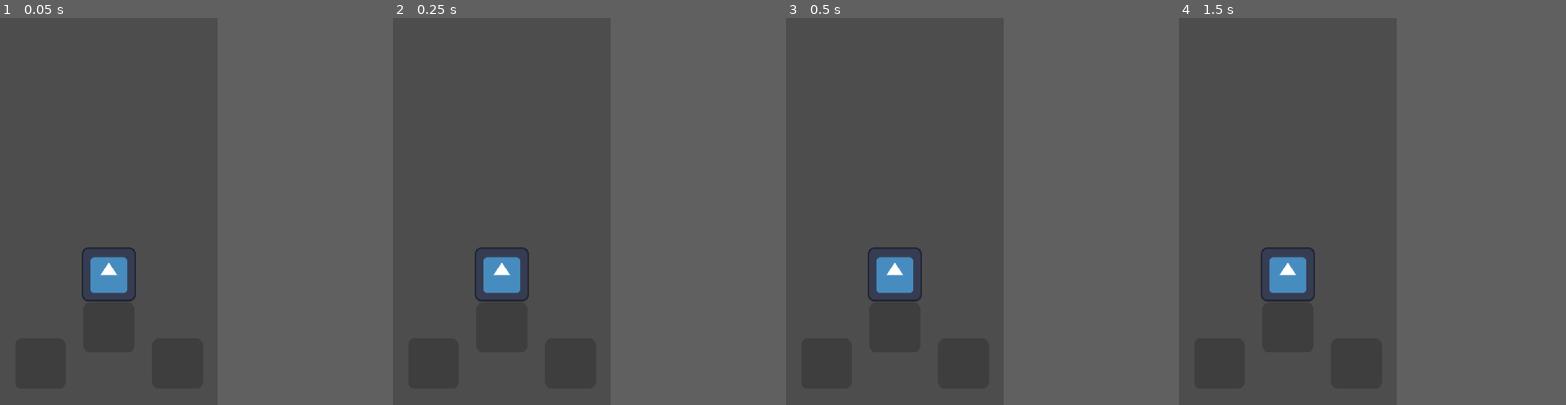
Above: before the commit, frames 1-4 (left to right).
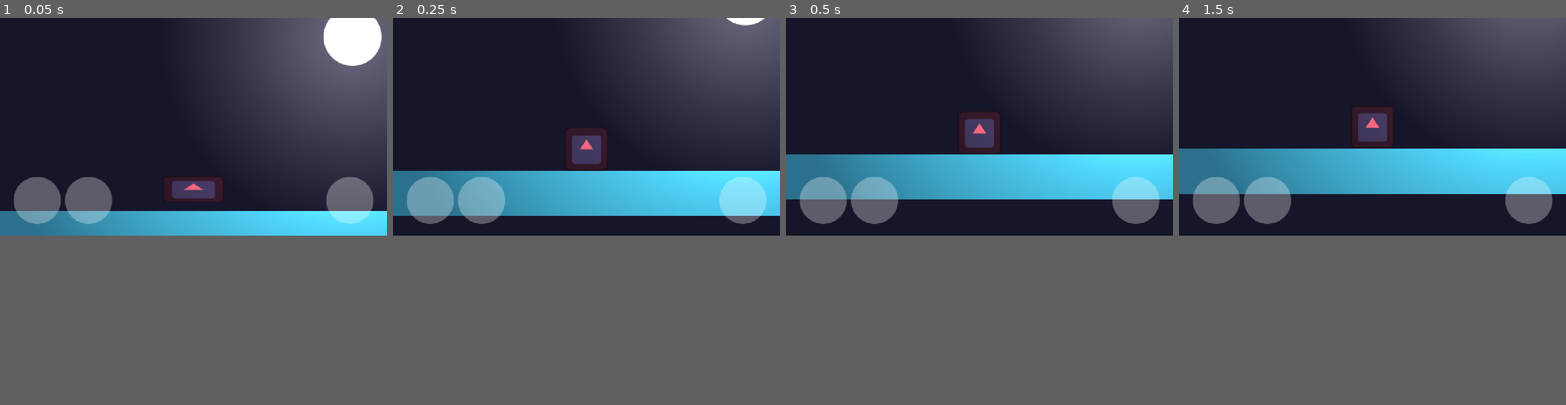
Above: after the commit, the same moments.

Repository: touqeer121/Godot47TouchDemo
Game: Godot game, scene res://scenes/main.tscn
Same seed, same stepped clock (60 frames per second), same inputs: the game is played once before the commit and once after it. The engine's default icon, where the game draws it, is replaced by a stand-in: a white triangle on a blue panel in a dark square.
Inputs:
- Up to frame 1 (0.05 s): no input
- Up to frame 2 (0.25 s): no input
- Up to frame 3 (0.5 s): no input
- Up to frame 4 (1.5 s): tap Enter at 1.25 s
In our replay, the window is 450x800 before the commit and 800x450 after it. These sizes can differ from the game's own. Grey fills any space a smaller window leaves; there, only what the larger window draws over its background counts as a difference.

The runs differ from the first frame. In frame 1, 55% of the frame differs, in the area x 0-100%, y 0-74%; in frame 2, 47%; in frame 3, 46%; in frame 4, 46%.

Commit message:
Landscape platformer overhaul: real physics, level, lighting, juice
- Switch to landscape orientation with a CharacterBody2D player and
  StaticBody2D platforms using real Godot collision (move_and_slide/
  is_on_floor) instead of manual position math.
- Add double jump, snappier fall gravity, and multi-phase squash-and-
  stretch animations for launch/land/double-jump (with a barrel-roll
  spin that now un-squashes while spinning instead of staying frozen).
- Add a moon with an additive glow halo and PointLight2D moonlight,
  CanvasModulate night ambience, camera follow (both axes, smoothed).
- Replace the Godot-logo placeholder on touch buttons with a plain
  circle asset, add press/release scale+brightness feedback.
- Resize/reposition platforms and character per playtesting feedback.
- Untrack .godot/ editor cache (shader cache, editor state) that had
  been committed before .gitignore existed - keeps local files intact.

Co-Authored-By: Claude Sonnet 5 <noreply@anthropic.com>

Diff:
--- /dev/null
+++ b/button.svg
@@ -0,0 +1 @@
+<svg xmlns="http://www.w3.org/2000/svg" width="128" height="128"><circle cx="64" cy="64" r="60" fill="#ffffff"/></svg>
--- /dev/null
+++ b/light_glow.svg
@@ -0,0 +1,10 @@
+<svg xmlns="http://www.w3.org/2000/svg" width="256" height="256">
+<defs>
+<radialGradient id="g" cx="50%" cy="50%" r="50%">
+<stop offset="0%" stop-color="#ffffff" stop-opacity="1"/>
+<stop offset="60%" stop-color="#ffffff" stop-opacity="0.35"/>
+<stop offset="100%" stop-color="#ffffff" stop-opacity="0"/>
+</radialGradient>
+</defs>
+<circle cx="128" cy="128" r="128" fill="url(#g)"/>
+</svg>
--- a/project.godot
+++ b/project.godot
@@ -16,11 +16,11 @@
 
 [display]
 
-window/size/viewport_width=720
-window/size/viewport_height=1280
+window/size/viewport_width=1280
+window/size/viewport_height=720
 window/stretch/mode="canvas_items"
 window/stretch/aspect="expand"
-window/handheld/orientation="portrait"
+window/handheld/orientation="landscape"
 
 [input]
 
@@ -39,6 +39,11 @@
 }]
 }
 
+[input_devices]
+
+pointing/emulate_touch_from_mouse=true
+
 [rendering]
 
 textures/vram_compression/import_etc2_astc=true
+environment/defaults/default_clear_color=Color(0.086, 0.086, 0.165, 1)
--- a/scenes/main.tscn
+++ b/scenes/main.tscn
@@ -2,37 +2,200 @@
 
 [ext_resource type="Script" uid="uid://dwgjd3kwuo080" path="res://scripts/player.gd" id="1"]
 [ext_resource type="Texture2D" uid="uid://dhhs50hq4ceka" path="res://icon.svg" id="2_0wfyh"]
+[ext_resource type="Texture2D" uid="uid://cshelgyojmc4c" path="res://button.svg" id="3_circle"]
+[ext_resource type="Texture2D" uid="uid://bnm7qnxqrxd22" path="res://light_glow.svg" id="4_glow"]
+
+[sub_resource type="RectangleShape2D" id="GroundShape"]
+size = Vector2(2166, 150)
+
+[sub_resource type="RectangleShape2D" id="PlatformShape"]
+size = Vector2(337, 62.4)
+
+[sub_resource type="RectangleShape2D" id="Platform7Shape"]
+size = Vector2(880, 62.4)
+
+[sub_resource type="CanvasItemMaterial" id="CanvasItemMaterial_glow"]
+blend_mode = 1
+
+[sub_resource type="RectangleShape2D" id="PlayerShape"]
+size = Vector2(124, 143)
 
 [node name="Main" type="Node2D" unique_id=1584600429]
 script = ExtResource("1")
 
-[node name="Sprite2D" type="Sprite2D" parent="." unique_id=679802882]
-position = Vector2(360, 848)
-scale = Vector2(1.4, 1.4)
+[node name="CanvasModulate" type="CanvasModulate" parent="." unique_id=491378722]
+color = Color(0.55, 0.55, 0.72, 1)
+
+[node name="GroundBody2" type="StaticBody2D" parent="." unique_id=2132362980]
+metadata/_edit_group_ = true
+
+[node name="Ground" type="Polygon2D" parent="GroundBody2" unique_id=1572323289]
+position = Vector2(-1009.7143, -6.1035156e-05)
+scale = Vector2(2.0628572, 1)
+color = Color(0.30588236, 0.8039216, 0.76862746, 1)
+polygon = PackedVector2Array(-100, 640, 950, 640, 950, 790, -100, 790)
+
+[node name="CollisionShape2D" type="CollisionShape2D" parent="GroundBody2" unique_id=2136053801]
+position = Vector2(-133, 715)
+shape = SubResource("GroundShape")
+
+[node name="GroundBody" type="StaticBody2D" parent="." unique_id=1494919222]
+position = Vector2(-2040, 384)
+metadata/_edit_group_ = true
+
+[node name="Ground" type="Polygon2D" parent="GroundBody" unique_id=896328195]
+position = Vector2(-1009.7143, -6.1035156e-05)
+scale = Vector2(2.0628572, 1)
+color = Color(0.30588236, 0.8039216, 0.76862746, 1)
+polygon = PackedVector2Array(-100, 640, 950, 640, 950, 790, -100, 790)
+
+[node name="CollisionShape2D" type="CollisionShape2D" parent="GroundBody" unique_id=1882966313]
+position = Vector2(-133, 715)
+shape = SubResource("GroundShape")
+
+[node name="Platform1Body" type="StaticBody2D" parent="." unique_id=383749035]
+metadata/_edit_group_ = true
+
+[node name="Platform1" type="Polygon2D" parent="Platform1Body" unique_id=1150009266]
+color = Color(0.98, 0.75, 0.35, 1)
+polygon = PackedVector2Array(971.5, 560, 1308.5, 560, 1308.5, 622.4, 971.5, 622.4)
+
+[node name="CollisionShape2D" type="CollisionShape2D" parent="Platform1Body" unique_id=768228197]
+position = Vector2(1140, 591.2)
+shape = SubResource("PlatformShape")
+
+[node name="Platform2Body" type="StaticBody2D" parent="." unique_id=1161561734]
+position = Vector2(88, -8)
+metadata/_edit_group_ = true
+
+[node name="Platform2" type="Polygon2D" parent="Platform2Body" unique_id=1667101817]
+color = Color(0.98, 0.75, 0.35, 1)
+polygon = PackedVector2Array(1251.5, 460, 1588.5, 460, 1588.5, 522.4, 1251.5, 522.4)
+
+[node name="CollisionShape2D" type="CollisionShape2D" parent="Platform2Body" unique_id=650973548]
+position = Vector2(1420, 491.2)
+shape = SubResource("PlatformShape")
+metadata/_edit_group_ = true
+
+[node name="Platform3Body" type="StaticBody2D" parent="." unique_id=929878621]
+position = Vector2(144, 16)
+metadata/_edit_group_ = true
+
+[node name="Platform3" type="Polygon2D" parent="Platform3Body" unique_id=947755807]
+color = Color(0.98, 0.75, 0.35, 1)
+polygon = PackedVector2Array(1531.5, 560, 1868.5, 560, 1868.5, 622.4, 1531.5, 622.4)
+
+[node name="CollisionShape2D" type="CollisionShape2D" parent="Platform3Body" unique_id=1635410465]
+position = Vector2(1700, 591.2)
+shape = SubResource("PlatformShape")
+
+[node name="Platform4Body" type="StaticBody2D" parent="." unique_id=1742859366]
+position = Vector2(168, -24)
+metadata/_edit_group_ = true
+
+[node name="Platform4" type="Polygon2D" parent="Platform4Body" unique_id=1096031030]
+color = Color(0.98, 0.75, 0.35, 1)
+polygon = PackedVector2Array(1811.5, 380, 2148.5, 380, 2148.5, 442.4, 1811.5, 442.4)
+
+[node name="CollisionShape2D" type="CollisionShape2D" parent="Platform4Body" unique_id=901415483]
+position = Vector2(1980, 411.2)
+shape = SubResource("PlatformShape")
+
+[node name="Platform5Body" type="StaticBody2D" parent="." unique_id=390951375]
+position = Vector2(232, -40)
+metadata/_edit_group_ = true
+
+[node name="Platform5" type="Polygon2D" parent="Platform5Body" unique_id=1418942211]
+color = Color(0.98, 0.75, 0.35, 1)
+polygon = PackedVector2Array(2091.5, 500, 2428.5, 500, 2428.5, 562.4, 2091.5, 562.4)
+
+[node name="CollisionShape2D" type="CollisionShape2D" parent="Platform5Body" unique_id=1872066728]
+position = Vector2(2260, 531.2)
+shape = SubResource("PlatformShape")
+
+[node name="Platform6Body" type="StaticBody2D" parent="." unique_id=966225380]
+position = Vector2(288, -24)
+metadata/_edit_group_ = true
+
+[node name="Platform6" type="Polygon2D" parent="Platform6Body" unique_id=1063744601]
+color = Color(0.98, 0.75, 0.35, 1)
+polygon = PackedVector2Array(2371.5, 600, 2708.5, 600, 2708.5, 662.4, 2371.5, 662.4)
+
+[node name="CollisionShape2D" type="CollisionShape2D" parent="Platform6Body" unique_id=2066347444]
+position = Vector2(2540, 631.2)
+shape = SubResource("PlatformShape")
+
+[node name="Platform7Body" type="StaticBody2D" parent="." unique_id=1188559713]
+position = Vector2(480, 56)
+metadata/_edit_group_ = true
+
+[node name="Platform7" type="Polygon2D" parent="Platform7Body" unique_id=867917451]
+color = Color(0.98, 0.75, 0.35, 1)
+polygon = PackedVector2Array(2525.5, 640, 3405.5, 640, 3405.5, 702.4, 2525.5, 702.4)
+
+[node name="CollisionShape2D" type="CollisionShape2D" parent="Platform7Body" unique_id=867917452]
+position = Vector2(2965.5, 671.2)
+shape = SubResource("Platform7Shape")
+
+[node name="MoonGlow" type="Sprite2D" parent="." unique_id=1933396005]
+modulate = Color(1, 0.95, 0.75, 0.35)
+material = SubResource("CanvasItemMaterial_glow")
+position = Vector2(776, 64)
+scale = Vector2(5, 5)
+texture = ExtResource("4_glow")
+metadata/_edit_group_ = true
+
+[node name="Moon" type="Sprite2D" parent="." unique_id=2145811850]
+modulate = Color(0.95, 0.93, 0.78, 1)
+position = Vector2(776, 64)
+scale = Vector2(1.6, 1.6)
+texture = ExtResource("3_circle")
+metadata/_edit_group_ = true
+
+[node name="MoonLight" type="PointLight2D" parent="Moon" unique_id=1430852121]
+color = Color(0.85, 0.88, 1, 1)
+energy = 1.3
+texture = ExtResource("4_glow")
+texture_scale = 6.0
+
+[node name="Player" type="CharacterBody2D" parent="." unique_id=745640042]
+position = Vector2(250, 568.5)
+
+[node name="Sprite2D" type="Sprite2D" parent="Player" unique_id=679802882]
+modulate = Color(1, 0.42, 0.42, 1)
+scale = Vector2(1.12, 1.12)
 texture = ExtResource("2_0wfyh")
 
+[node name="CollisionShape2D" type="CollisionShape2D" parent="Player" unique_id=677433230]
+shape = SubResource("PlayerShape")
+
+[node name="Camera2D" type="Camera2D" parent="." unique_id=325765586]
+position = Vector2(250, 300)
+position_smoothing_enabled = true
+
 [node name="CanvasLayer" type="CanvasLayer" parent="." unique_id=1986611604]
 
 [node name="Left" type="TouchScreenButton" parent="CanvasLayer" unique_id=541315481]
-modulate = Color(0, 0, 0, 0.19607843)
-position = Vector2(50, 1060)
+modulate = Color(1, 1, 1, 0.3)
+position = Vector2(40, 520)
 scale = Vector2(1.3, 1.3)
-texture_normal = ExtResource("2_0wfyh")
+texture_normal = ExtResource("3_circle")
 
 [node name="Right" type="TouchScreenButton" parent="CanvasLayer" unique_id=692601989]
-modulate = Color(0, 0, 0, 0.19607843)
-position = Vector2(504, 1060)
+modulate = Color(1, 1, 1, 0.3)
+position = Vector2(210, 520)
 scale = Vector2(1.3, 1.3)
-texture_normal = ExtResource("2_0wfyh")
+texture_normal = ExtResource("3_circle")
 
 [node name="Jump" type="TouchScreenButton" parent="CanvasLayer" unique_id=823145566]
-modulate = Color(0, 0, 0, 0.19607843)
-position = Vector2(277, 940)
+modulate = Color(1, 1, 1, 0.3)
+position = Vector2(1074, 520)
 scale = Vector2(1.3, 1.3)
-texture_normal = ExtResource("2_0wfyh")
+texture_normal = ExtResource("3_circle")
 
 [connection signal="pressed" from="CanvasLayer/Left" to="." method="_on_left_down"]
 [connection signal="released" from="CanvasLayer/Left" to="." method="_on_left_up"]
 [connection signal="pressed" from="CanvasLayer/Right" to="." method="_on_right_down"]
 [connection signal="released" from="CanvasLayer/Right" to="." method="_on_right_up"]
 [connection signal="pressed" from="CanvasLayer/Jump" to="." method="_on_jump_down"]
+[connection signal="released" from="CanvasLayer/Jump" to="." method="_on_jump_up"]
--- a/scripts/player.gd
+++ b/scripts/player.gd
@@ -1,55 +1,114 @@
 extends Node2D
 
-@onready var sprite=$Sprite2D
-var speed:=300.0
+@onready var player: CharacterBody2D = $Player
+@onready var sprite: Sprite2D = $Player/Sprite2D
+@onready var camera: Camera2D = $Camera2D
+@onready var left_button: TouchScreenButton = $CanvasLayer/Left
+@onready var right_button: TouchScreenButton = $CanvasLayer/Right
+@onready var jump_button: TouchScreenButton = $CanvasLayer/Jump
+
 var left:=false
 var right:=false
+var jumps_left:=2
+var base_scale:Vector2
+var scale_tween:Tween
+var button_base_scale:={}
+var button_base_alpha:={}
+var button_tweens:={}
 
-var velocity_y:=0.0
-var is_jumping:=false
-var ground_y:float
-var base_scale:Vector2
+const BUTTON_PRESS_ALPHA:=0.55
 
+const SPEED:=300.0
+const MAX_JUMPS:=2
 const GRAVITY:=2200.0
-const JUMP_FORCE:=-900.0
+const FALL_GRAVITY_MULT:=1.7
+const JUMP_FORCE:=-950.0
 
 func _ready():
-	ground_y = sprite.position.y
 	base_scale = sprite.scale
+	for b in [left_button, right_button, jump_button]:
+		button_base_scale[b] = b.scale
+		button_base_alpha[b] = b.modulate.a
 
-func _process(delta):
+func _physics_process(delta):
+	var was_on_floor := player.is_on_floor()
+
+	player.velocity.x = 0.0
 	if left:
-		sprite.position.x -= speed*delta
+		player.velocity.x -= SPEED
 	if right:
-		sprite.position.x += speed*delta
+		player.velocity.x += SPEED
 
-	if is_jumping:
-		velocity_y += GRAVITY*delta
-		sprite.position.y += velocity_y*delta
-		if sprite.position.y >= ground_y:
-			sprite.position.y = ground_y
-			velocity_y = 0.0
-			is_jumping = false
+	var gravity: float = GRAVITY * (FALL_GRAVITY_MULT if player.velocity.y > 0.0 else 1.0)
+	player.velocity.y += gravity * delta
+
+	player.move_and_slide()
+
+	if player.is_on_floor():
+		jumps_left = MAX_JUMPS
+		if not was_on_floor:
 			_squash_land()
 
-func _on_left_down(): left=true
-func _on_left_up(): left=false
-func _on_right_down(): right=true
-func _on_right_up(): right=false
+	camera.global_position = player.global_position
+
+func _on_left_down(): left=true; _button_press(left_button)
+func _on_left_up(): left=false; _button_release(left_button)
+func _on_right_down(): right=true; _button_press(right_button)
+func _on_right_up(): right=false; _button_release(right_button)
+func _on_jump_up(): _button_release(jump_button)
 
 func _on_jump_down():
-	if is_jumping:
+	_button_press(jump_button)
+	if jumps_left <= 0:
 		return
-	is_jumping = true
-	velocity_y = JUMP_FORCE
-	_squash_launch()
+	var is_double := not player.is_on_floor()
+	jumps_left -= 1
+	player.velocity.y = JUMP_FORCE
+	if is_double:
+		_squash_double_jump()
+	else:
+		_squash_launch()
+
+func _button_press(b:TouchScreenButton):
+	_tween_button(b, button_base_scale[b] * 0.82, BUTTON_PRESS_ALPHA, 0.06, false)
+
+func _button_release(b:TouchScreenButton):
+	_tween_button(b, button_base_scale[b], button_base_alpha[b], 0.18, true)
+
+func _tween_button(b:TouchScreenButton, target_scale:Vector2, target_alpha:float, duration:float, bounce:bool):
+	if button_tweens.has(b) and button_tweens[b].is_valid():
+		button_tweens[b].kill()
+	var t := create_tween()
+	button_tweens[b] = t
+	t.set_trans(Tween.TRANS_BACK if bounce else Tween.TRANS_SINE).set_ease(Tween.EASE_OUT)
+	t.set_parallel(true)
+	t.tween_property(b, "scale", target_scale, duration)
+	t.tween_property(b, "modulate:a", target_alpha, duration)
+
+func _start_tween() -> Tween:
+	if scale_tween and scale_tween.is_valid():
+		scale_tween.kill()
+	scale_tween = create_tween()
+	return scale_tween
 
 func _squash_launch():
-	var tween := create_tween()
-	tween.tween_property(sprite, "scale", base_scale * Vector2(0.7, 1.3), 0.08)
-	tween.tween_property(sprite, "scale", base_scale, 0.15).set_trans(Tween.TRANS_SINE)
+	var tween := _start_tween()
+	tween.tween_property(sprite, "scale", base_scale * Vector2(1.3, 0.7), 0.05).set_trans(Tween.TRANS_SINE).set_ease(Tween.EASE_OUT)
+	tween.tween_property(sprite, "scale", base_scale * Vector2(0.65, 1.4), 0.12).set_trans(Tween.TRANS_BACK).set_ease(Tween.EASE_OUT)
+	tween.tween_property(sprite, "scale", base_scale * Vector2(0.9, 1.1), 0.15).set_trans(Tween.TRANS_SINE).set_ease(Tween.EASE_IN_OUT)
+	tween.tween_property(sprite, "scale", base_scale, 0.25).set_trans(Tween.TRANS_SINE).set_ease(Tween.EASE_OUT)
+
+func _squash_double_jump():
+	sprite.rotation = 0.0
+	var tween := _start_tween()
+	tween.tween_property(sprite, "scale", base_scale * Vector2(0.6, 1.45), 0.08).set_trans(Tween.TRANS_BACK).set_ease(Tween.EASE_OUT)
+	tween.tween_property(sprite, "scale", base_scale, 0.35).set_trans(Tween.TRANS_SINE).set_ease(Tween.EASE_OUT)
+	tween.parallel().tween_property(sprite, "rotation", TAU, 0.4).set_trans(Tween.TRANS_SINE).set_ease(Tween.EASE_OUT)
+	tween.tween_callback(func(): sprite.rotation = 0.0)
 
 func _squash_land():
-	var tween := create_tween()
-	tween.tween_property(sprite, "scale", base_scale * Vector2(1.35, 0.65), 0.06)
+	sprite.rotation = 0.0
+	var tween := _start_tween()
+	tween.tween_property(sprite, "scale", base_scale * Vector2(1.45, 0.6), 0.06).set_trans(Tween.TRANS_SINE).set_ease(Tween.EASE_OUT)
+	tween.tween_property(sprite, "scale", base_scale * Vector2(0.85, 1.15), 0.09).set_trans(Tween.TRANS_SINE).set_ease(Tween.EASE_IN_OUT)
 	tween.tween_property(sprite, "scale", base_scale, 0.2).set_trans(Tween.TRANS_ELASTIC).set_ease(Tween.EASE_OUT)
Not shown, added: button.svg.import
Not shown, added: light_glow.svg.import
